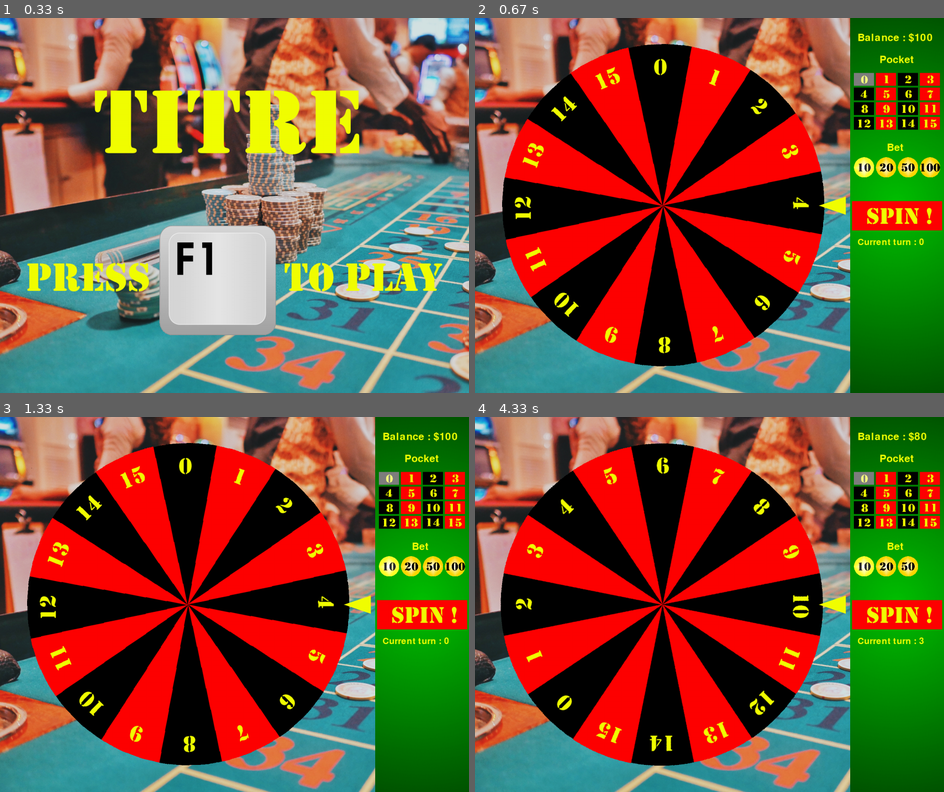
Above: before the commit, frames 1-4 (two rows, left to right).
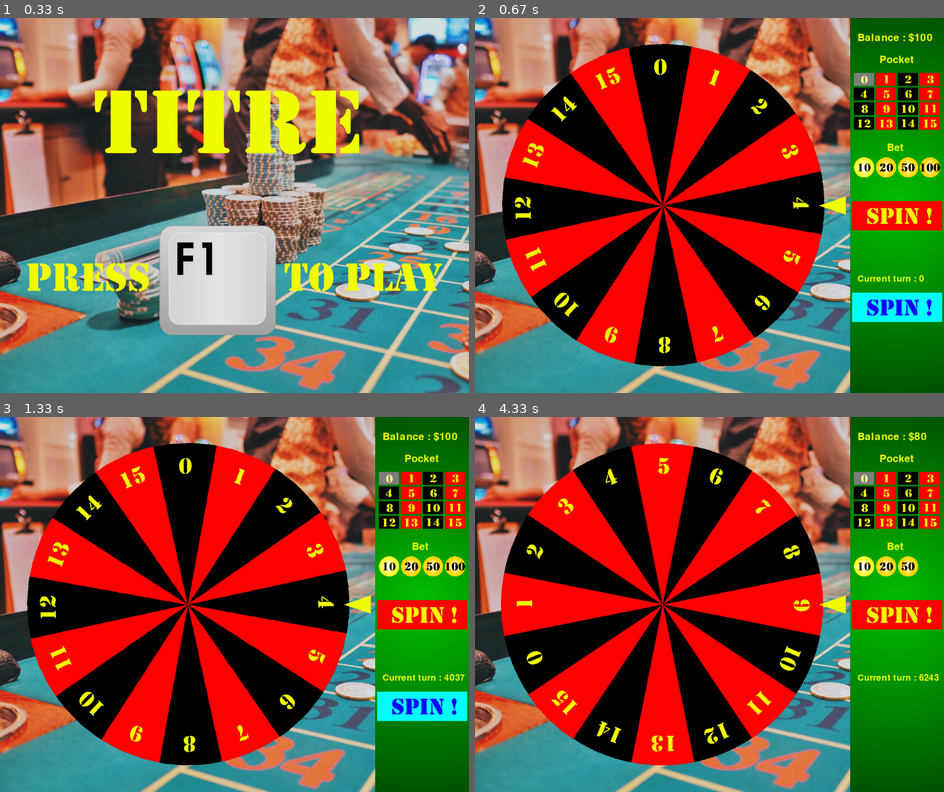
Above: after the commit, the same moments.

Repository: mehradn7/cryptocasino
Game: pygame game, started from main.py
Same seed, same stepped clock (60 frames per second), same inputs: the game is played once before the commit and once after it.
Inputs (mouse positions are in pixels of both pictures, inside the frame that each line leads up to):
- Up to frame 1 (0.33 s): no input
- Up to frame 2 (0.67 s): hold F3 from 0.33 s (still down); move the mouse to (690, 220) at 0.37 s
- Up to frame 3 (1.33 s): release F3 at 0.8 s; click (422, 705) at 0.95 s
- Up to frame 4 (4.33 s): click (897, 615) at 1.75 s; tap Space at 2.53 s; click (897, 615) at 2.92 s; click (897, 615) at 3.25 s; click (897, 615) at 3.58 s; click (897, 615) at 3.92 s; click (897, 615) at 4.25 s

Frame 1 is identical in both runs. In frame 2, 1.8% of the frame differs, in the area x 80-100%, y 58-82%; in frame 3, 1.8%; in frame 4, 46%, in the area x 5-99%, y 6-94%.

Commit message:
Initial fast forward button

Diff:
--- a/events.py
+++ b/events.py
@@ -61,10 +61,15 @@
             pygame.display.flip()
 
         if event.type == pygame.MOUSEBUTTONDOWN:
+            # handle click on launch button
             if self.window_manager.launch_button.rect.collidepoint(event.pos):
                 event_kspace = pygame.event.Event(pygame.KEYDOWN)
                 event_kspace.key = pygame.K_SPACE
                 self.manageRoulette(event_kspace)
+
+            # handle click on fast forward button
+            if self.window_manager.ff_button.rect.collidepoint(event.pos):
+                self.fast_forward()
 
             # handle click to update the model (pocket_sprites)
             for pocket_button in self.window_manager.pocket_sprites.sprites():
@@ -103,36 +108,35 @@
             self.window_manager.pocket_sprites.draw(self.window_manager.window)
             pygame.display.flip()
 
-        if (event.type == pygame.KEYDOWN and event.key == pygame.K_t):
-            # Fast Forward
-            mode = self.model.prng.mode
-            if mode == "mt" or mode == "mt_truncated":
-                self.state = "FF"
+    def fast_forward(self): # Fast Forward
+        mode = self.model.prng.mode
+        if mode == "mt" or mode == "mt_truncated":
+            self.state = "FF"
 
-                nbOutputTarget = 624 * 8
-                if mode == "mt_truncated":
-                    nbOutputTarget = 1248 * (8 - self.model.prng.nbDropped)
+            nbOutputTarget = 624 * 8
+            if mode == "mt_truncated":
+                nbOutputTarget = 1248 * (8 - self.model.prng.nbDropped)
 
-                f = open("demo_" + str(mode) + ".txt", "a+")
+            f = open("demo_" + str(mode) + ".txt", "a+")
 
-                #self.window_manager.simulate_fast_forward(self.model, nbOutputTarget)
+            #self.window_manager.simulate_fast_forward(self.model, nbOutputTarget)
 
-                while (self.model.prng.nbOutput < nbOutputTarget):
-                    self.model.compute_next_value() # compute next random pocket
-                    self.window_manager.blitSideMenu(self.model)
+            while (self.model.prng.nbOutput < nbOutputTarget):
+                self.model.compute_next_value() # compute next random pocket
+                self.window_manager.blitSideMenu(self.model)
 
-                    # do the increment animation
-                    if self.model.prng.nbOutput % 11 == 0:
-                        pygame.display.flip()
-                        pygame.time.wait(1)
+                # do the increment animation
+                if self.model.prng.nbOutput % 11 == 0:
+                    pygame.display.flip()
+                    pygame.time.wait(1)
 
-                    # write the value into a file
-                    f.write("{}\n".format(self.model.nextValue))
+                # write the value into a file
+                f.write("{}\n".format(self.model.nextValue))
 
-                f.close()
+            f.close()
 
-                self.window_manager.blitSideMenu(self.model)
-                pygame.event.clear() # clear all events that happened while the wheel was rolling
-                self.state = "Roulette"
+            self.window_manager.blitSideMenu(self.model)
+            pygame.event.clear() # clear all events that happened while the wheel was rolling
+            self.state = "Roulette"
 
-                pygame.display.flip()
+            pygame.display.flip()
--- a/main.py
+++ b/main.py
@@ -28,7 +28,7 @@
     print("Fin")
 
 def testRNG(mode="lfsr"):
-    print("Test of RNG : "+mode)
+    print("Test of RNG : " + mode)
     prng = randomNumber.PRNG(mode, random.SystemRandom().getrandbits(32))
     for i in range(10):
         a = prng.randomNumber_4bits()
--- a/params.py
+++ b/params.py
@@ -22,6 +22,7 @@
 IMAGE_WHEEL = "images/BruceWheelis.png"
 IMAGE_ARROW = "images/arrow.png"
 IMAGE_LAUNCHBUTTON = "images/spin.png"
+IMAGE_FFBUTTON = "images/ff.png"
 IMAGE_GAME_OVER = "images/gameover.png"
 
 IMAGES_BUTTONS_NORMAL = ["images/{}.png".format(i) for i in range(16)]
--- a/view/interface.py
+++ b/view/interface.py
@@ -27,6 +27,9 @@
         self.list_images_mises_clicked = []
         self.launch_button = button.Button(WINDOW_HEIGHT + 5, 500, 246, 80, pygame.image.load(IMAGE_LAUNCHBUTTON).convert_alpha(),
         pygame.image.load(IMAGE_LAUNCHBUTTON).convert_alpha(), pygame.image.load(IMAGE_LAUNCHBUTTON).convert_alpha())
+
+        self.ff_button = button.Button(WINDOW_HEIGHT + 5, 750, 246, 80, pygame.image.load(IMAGE_FFBUTTON).convert_alpha(),
+        pygame.image.load(IMAGE_LAUNCHBUTTON).convert_alpha(), pygame.image.load(IMAGE_FFBUTTON).convert_alpha())
 
         for i in range(16):
             self.list_images_buttons_normal.append(pygame.transform.scale(pygame.image.load(IMAGES_BUTTONS_NORMAL[i]).convert_alpha(), (300, 200)))
@@ -90,7 +93,13 @@
         # draw current turn (only in mt and mt_truncated modes)
         if model.prng.mode == "mt" or model.prng.mode == "mt_truncated":
             current_turn_label = self.small_font.render("Current turn : {}".format(model.prng.nbOutput), 1, TEXT_COLOR)
-            self.window.blit(current_turn_label, (WINDOW_HEIGHT + 20, 600))
+            self.window.blit(current_turn_label, (WINDOW_HEIGHT + 20, 700))
+            # draw fast forward button
+            nbOutputTarget = 624 * 8
+            if model.prng.mode == "mt_truncated":
+                nbOutputTarget = 1248 * (8 - model.prng.nbDropped)
+            if (model.prng.nbOutput < nbOutputTarget):
+                self.window.blit(self.ff_button.image, self.ff_button.rect)
 
         # draw launch button
         self.window.blit(self.launch_button.image, self.launch_button.rect)
@@ -103,6 +112,7 @@
             if sprite.betValue <= model.balance: # draw the bet sprite only if the player has sufficient money
                 sprite.update_picture(model)
                 self.window.blit(sprite.image, sprite.rect)
+
 
     def initRoulette(self):
         pygame.display.set_caption(GAME_TITLE)
Binary file added: images/ff.png
